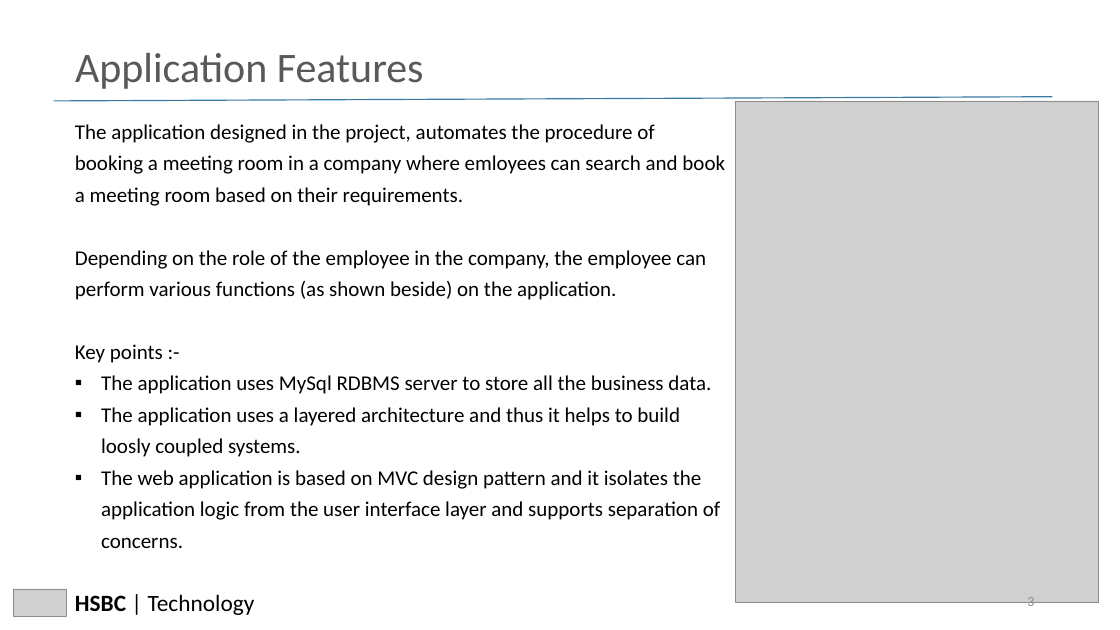
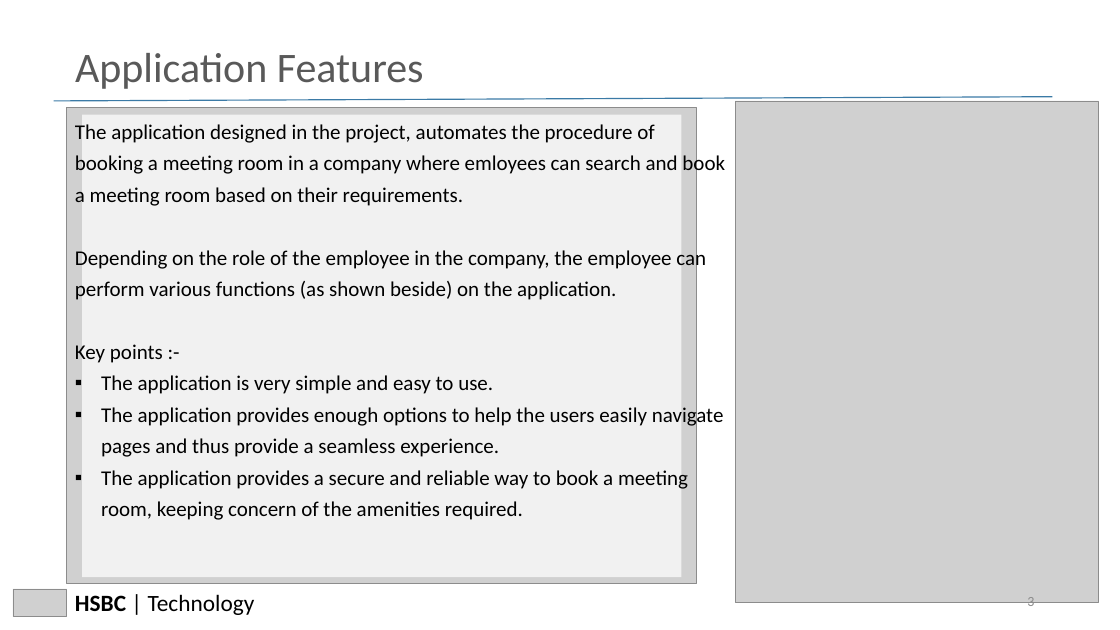
Before and after one commit to jaykhatri0875/meeting-room-booking-system, a slide deck: slide 3 of documents/Codefury_ClanOctate.pptx. Drawn at 1120x630 pixels with LibreOffice and Linux fonts; fonts in the diff are those of the drawing; grey boxes stand for pictures. Boxes give left, top, right and bottom in pixels: in the first picture for what was removed or moved away, otherwise in the second. Text is boxed around its words. In the diff, an @@ line names an element or a change of style, - is before the commit and + after.

```diff
--- a/documents/Codefury_ClanOctate.pptx
+++ b/documents/Codefury_ClanOctate.pptx
@@ picture added at [66, 108, 697, 584] @@
@@ rectangle added at [82, 114, 681, 577], fill #FFFFFF at 72% opacity @@
@@ text at [101, 375, 724, 520]: text changed @@
-▪ The application uses MySql RDBMS server to store all the business data.
-▪ The application uses a layered architecture and thus it helps to build loosly coupled systems.
-▪ The web application is based on MVC design pattern and it isolates the application logic from the user interface layer and supports separation of concerns.
+▪ The application is very simple and easy to use.
+▪ The application provides enough options to help the users easily navigate pages and thus provide a seamless experience.
+▪ The application provides a secure and reliable way to book a meeting room, keeping concern of the amenities required.
```
Also in this commit, not shown: 3 other slides changed, 40 other files.
